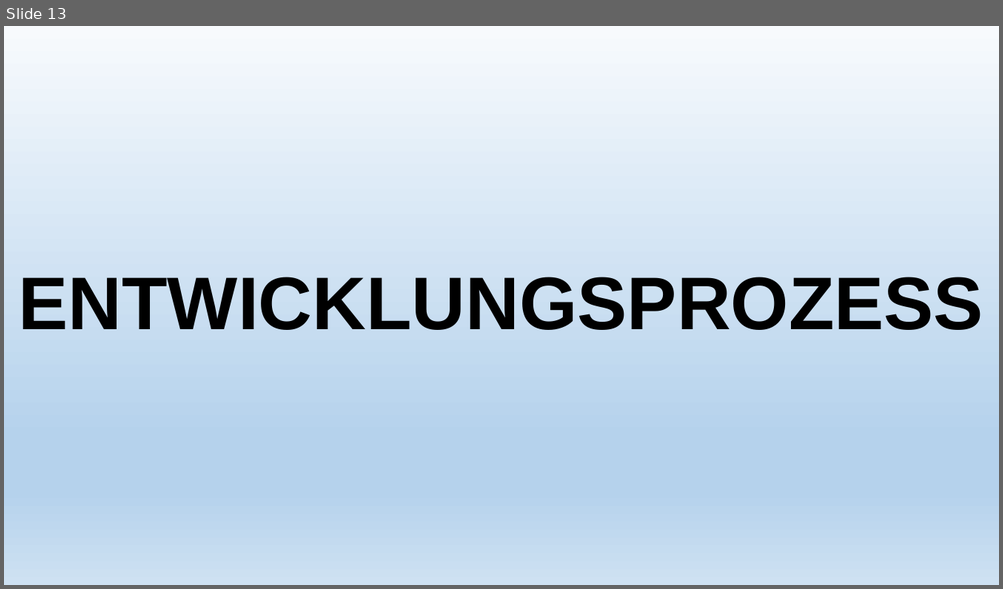
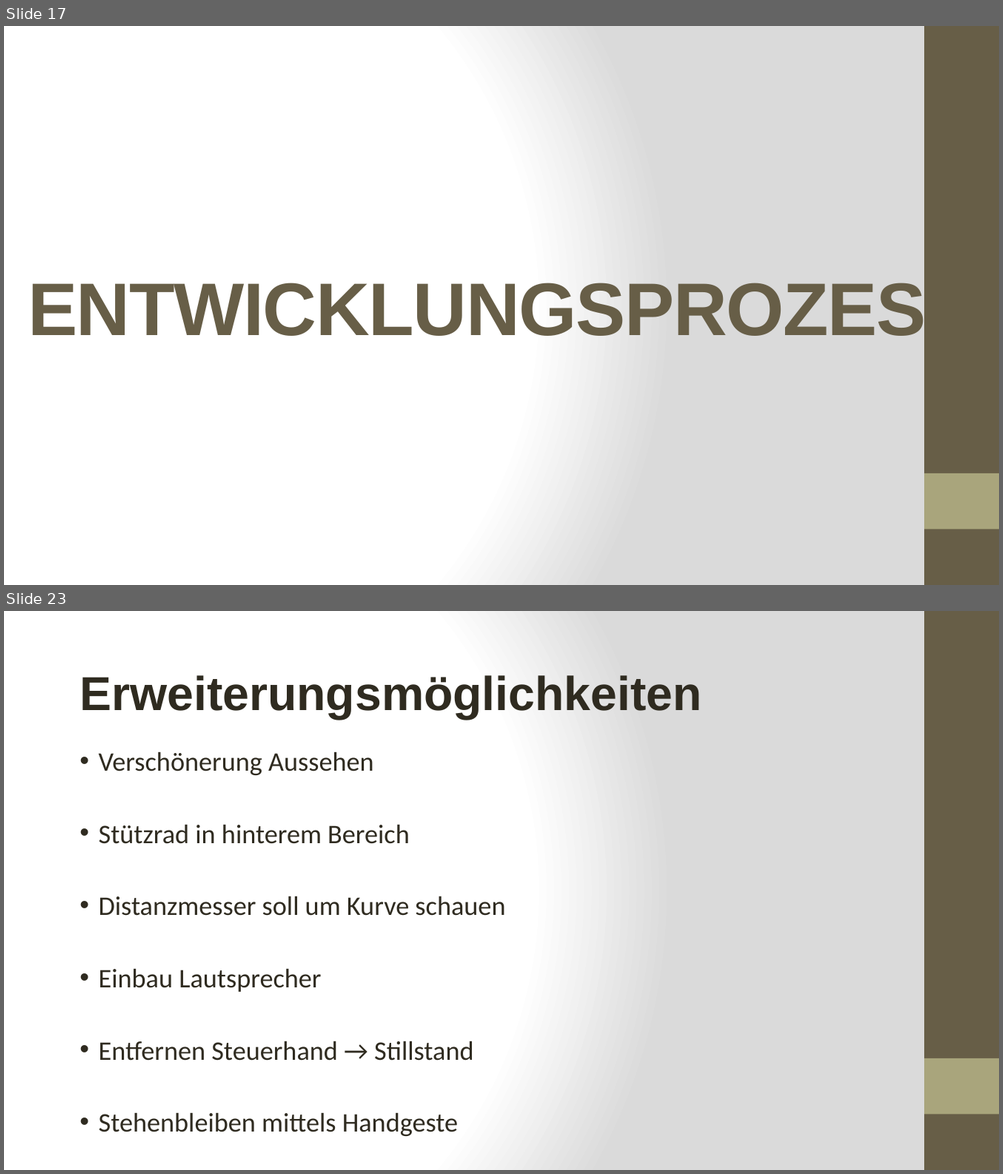
Before and after one commit to LeapMotionRobotTeam/Projekt-Roboter_mit_LeapMotion, a slide deck: Allgemeines/praesentation.pptx. Shown one above the other, each under a label of ours: slide 13 before the commit, slides 17 and 23 after it; the slides between them are not shown. The pictures are 1003x589 and 1003x1174 pixels, drawn with LibreOffice and Linux fonts; fonts in the diff are those of the drawing. Boxes give left, top, right and bottom in pixels: in the first picture for what was removed or moved away, otherwise in the second. Text is boxed around its words. In the diff, an @@ line names an element or a change of style, - is before the commit and + after.

```diff
--- a/Allgemeines/praesentation.pptx
+++ b/Allgemeines/praesentation.pptx
@@ slide 23 added at [4, 611, 999, 1170], background gradient #FFFFFF to #DADADA; not listed: 2 template elements that a slide beside it also shows @@
@@ text added at [79, 675, 701, 719], 46 pt, text #2F2B20, bold @@
+Erweiterungsmöglichkeiten
@@ text added at [99, 752, 505, 1137], 25.9 pt, text #2F2B20 @@
+• Verschönerung Aussehen
+• Stützrad in hinterem Bereich
+• Distanzmesser soll um Kurve schauen
+• Einbau Lautsprecher
+• Entfernen Steuerhand → Stillstand
+• Stehenbleiben mittels Handgeste
@@ what was slide 13 is now slide 17 @@
@@ slide 17 changed as well @@
@@ background gradient #F7FAFD to #B5D2EC to #CEE1F2 to gradient #FFFFFF to #DADADA @@
@@ title "ENTWICKLUNGSPROZESS" at [28, 276, 974, 349]: text colour #000000 to #675E47, letter spacing 0 to -1 pt; line spacing 0.9 to 1 @@
@@ rectangle added at [924, 26, 999, 585], fill #675E47 @@
@@ rectangle added at [924, 474, 999, 530], fill #A9A57C @@
```
Also in this commit, not shown: 13 other slides changed, 8 other slides added.
